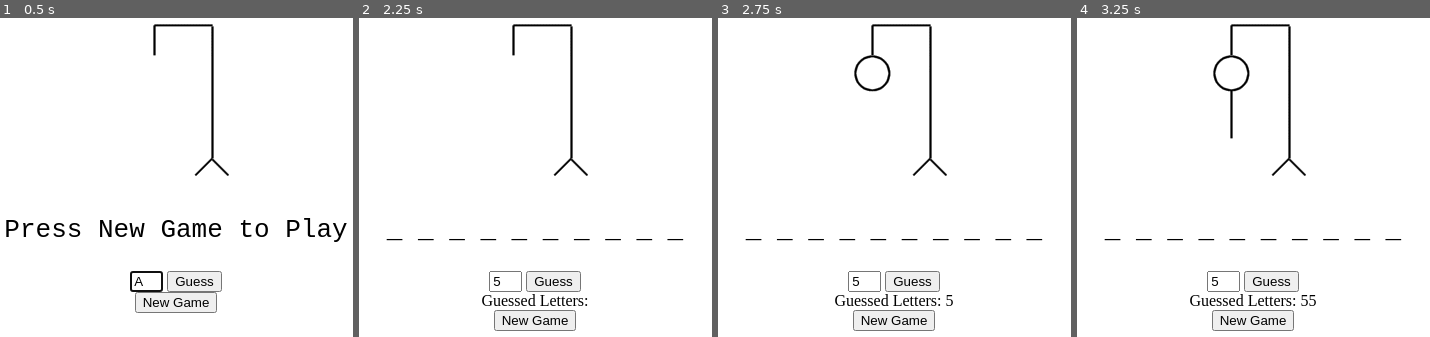
Above: before the commit, frames 1-4 (left to right).
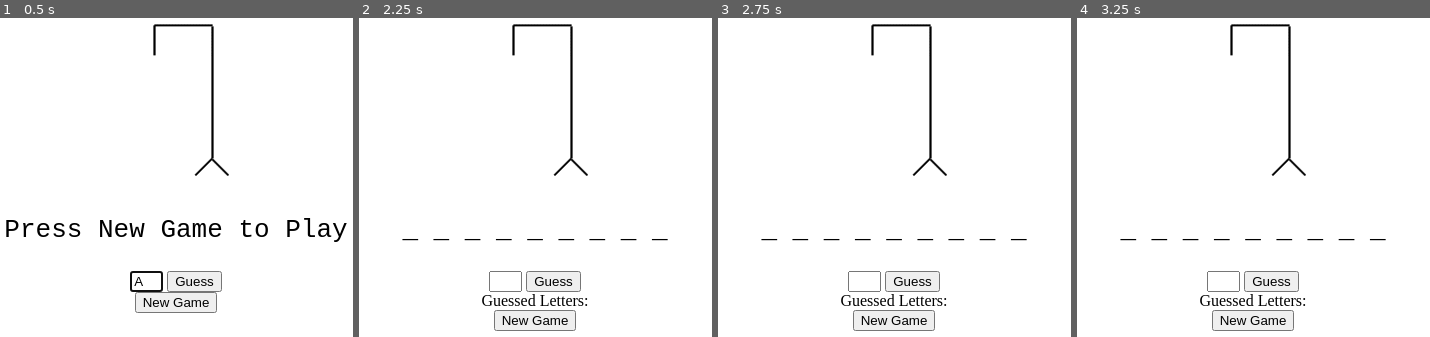
Above: after the commit, the same moments.

Repository: amritakaur79/Hangman
Game: browser game, page hangman.html
The game is run twice, just before and just after one commit, with the same random seed, the same clock (stepped at 60 frames per second) and the same inputs.
Inputs (mouse positions are in pixels of both pictures, inside the frame that each line leads up to):
- Up to frame 1 (0.5 s): click (148, 282) at 0.27 s; type "Alex" at 0.27 s
- Up to frame 2 (2.25 s): click "New Game" at 0.52 s; click (507, 282) at 1.27 s; type "8" at 1.27 s; tap Enter at 1.3, 1.9 s; click (507, 282) at 1.87 s; type "5" at 1.87 s; click "New Game" at 2.02 s
- Up to frame 3 (2.75 s): click "Guess" at 2.47 s
- Up to frame 4 (3.25 s): click "Guess" at 3.07 s

Frame 1 is identical in both runs. In frame 2, 0.5% of the frame differs, in the area x 7-93%, y 69-85%; in frame 3, 1.5%; in frame 4, 1.7%, in the area x 7-93%, y 11-91%.

Commit message:
Final Commit

Diff:
--- a/hangman.html
+++ b/hangman.html
@@ -15,6 +15,7 @@
     <div>
         <input type="text" id="guess" maxlength="1" size="1">
         <button onclick="guess()">Guess</button>
+
     </div>
     <div id="guesses"></div>
     <div id="newgamearea"> <button onclick="newGame()"> New Game</button> </div>
--- a/hangman.js
+++ b/hangman.js
@@ -1,28 +1,49 @@
 let POSSIBLE_WORDS = ["obdurate", "aberration", "abnegation", "abrogate", "abscond",
     "abstruse", "accolade", "acumen", "adulation", "aegis",
     "affable", "alacrity", "altruistic", "ambivalent", "ameliorate",
-    "anachronistic", "anathema", "antithesis", "apocryphal", "approbation"];
+    "anachronistic", "anathema", "antithesis", "apocryphal", "approbation",
+    "benevolent", "blandishment", "bombastic", "boorish", "brusque",
+    "cajole", "callous", "capitulate", "capricious", "castigate",
+    "cathartic", "caustic", "censure", "chicanery", "circumspect",
+    "coerce", "cogent", "coherent", "complacent", "conciliatory",
+    "daunt", "dearth", "debacle", "decorum", "deference",
+    "egregious", "elucidate", "emulate", "enervate", "ephemeral",
+    "fastidious", "fatuous", "feckless", "flippant", "fortuitous"];
 let guesses = "";
 let word = "";
 let MAX_GUESSES = 6;
 let guessCount = MAX_GUESSES;
+let gameOver = false;
+
 function newGame() {
     guesses = "";
     let randomIndex = parseInt(Math.random() * POSSIBLE_WORDS.length);
     word = POSSIBLE_WORDS[randomIndex];
+    document.getElementById("guess").value = "";
+    gameOver = false;
+    guessCount = MAX_GUESSES;
     updateScreen();
 }
 
 function guess() {
+    if (word === "" || gameOver) {
+        return;
+    }
     let input = document.getElementById("guess");
     let letter = input.value;
+    input.value = "";
+    if (guesses.indexOf(letter) >= 0) {
+        return;
+    }
     if (word.indexOf(letter) < 0) {
         guessCount--;
     }
     guesses += letter;
     updateScreen();
 }
+
 function updateScreen() {
+    let image = document.getElementById("hangmanpic");
     let clueString = "";
     for (let i = 0; i < word.length; i++) {
         let letter = word.charAt(i);
@@ -31,6 +52,16 @@
 
         } else { clueString += "_ "; }
     }
+    if (guessCount <= 0) {
+        clueString = "You lose! The word was: " + word;
+        gameOver = true;
+        guessCount = 0;
+    } else if (clueString.indexOf("_") < 0) {
+        clueString = "You win! The word was: " + word;
+        gameOver = true;
+        guessCount = MAX_GUESSES;
+    }
+
     let clue = document.getElementById("clue");
 
 
@@ -38,7 +69,7 @@
     let guessArea = document.getElementById("guesses");
     guessArea.textContent = "Guessed Letters: " + guesses;
 
-    let image = document.getElementById("hangmanpic");
+
     image.src = `images/hangman${guessCount}.gif`;
 
 }
